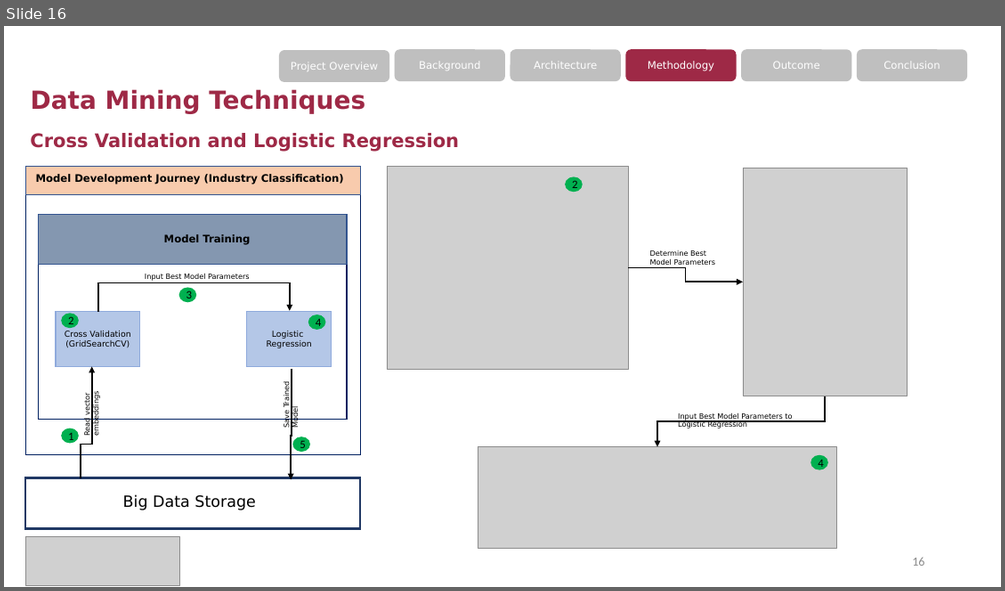
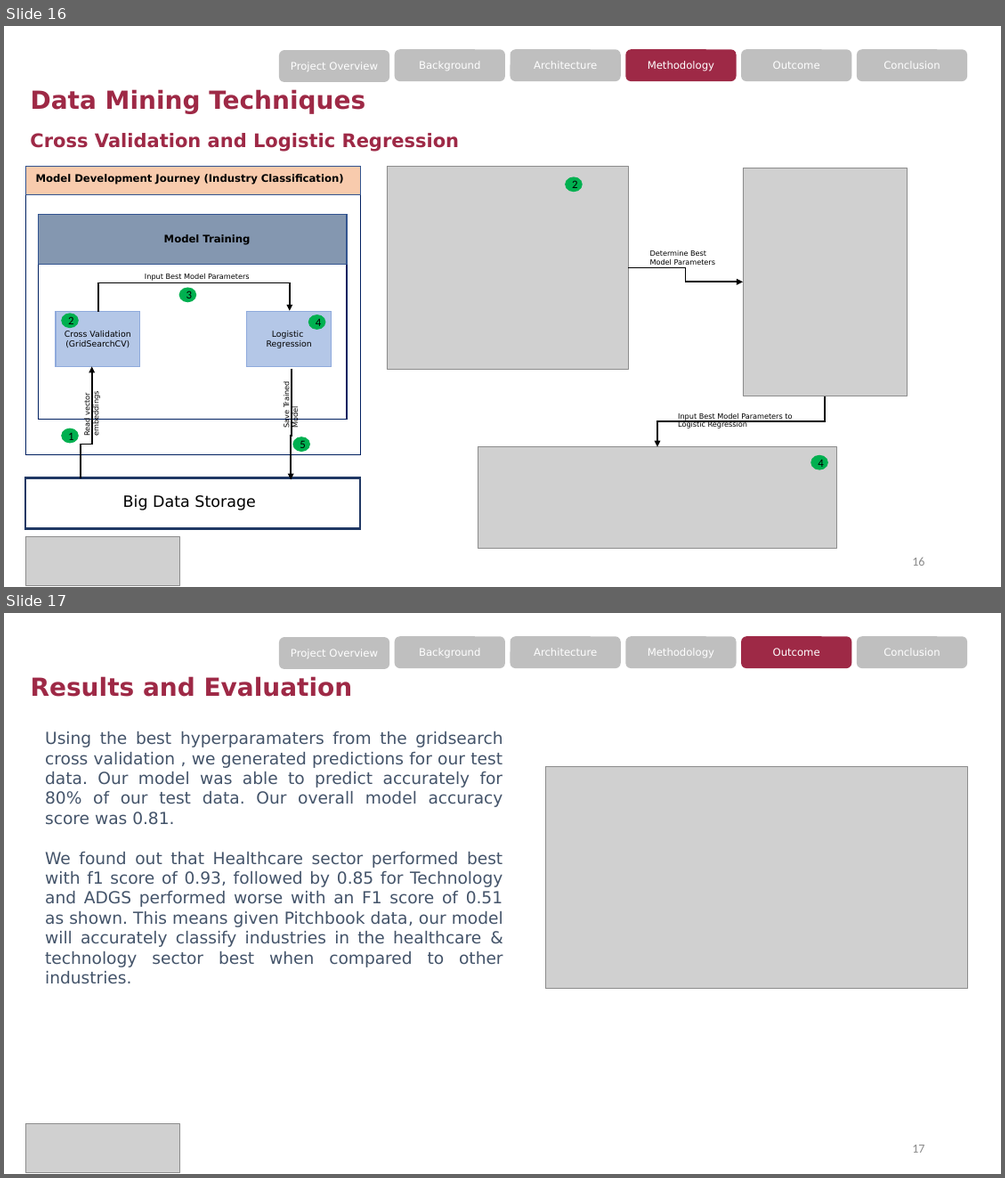
Before and after one commit to zqw86713/MSCA_31008_0N01_Winter_2023_Data_Mining_Principles, a slide deck: Final_project/MScA_31008_Final_Project_Presentation - Pitchbook Industry Classification.pptx. Shown one above the other, each under a label of ours: slide 16 before the commit, slides 16 and 17 after it. The pictures are 1005x591 and 1005x1178 pixels, drawn with LibreOffice and Linux fonts; fonts in the diff are those of the drawing; grey boxes stand for pictures. Boxes give left, top, right and bottom in pixels: in the first picture for what was removed or moved away, otherwise in the second. Text is boxed around its words. In the diff, an @@ line names an element or a change of style, - is before the commit and + after.

```diff
--- a/Final_project/MScA_31008_Final_Project_Presentation - Pitchbook Industry Classification.pptx
+++ b/Final_project/MScA_31008_Final_Project_Presentation - Pitchbook Industry Classification.pptx
@@ slide 17 added at (4,613,1001,1174), background #FFFFFF @@
@@ rounded rectangle added at (279,637,390,669), fill #BFBFBF, 10 pt, text #FFFFFF @@
+Project Overview
@@ rounded rectangle added at (395,636,505,668), fill #BFBFBF, 10 pt, text #FFFFFF @@
+Background
@@ rounded rectangle added at (510,636,621,668), fill #BFBFBF, 10 pt, text #FFFFFF @@
+Architecture
@@ rounded rectangle added at (625,636,736,668), fill #BFBFBF, 10 pt, text #FFFFFF @@
+Methodology
@@ rounded rectangle added at (741,636,852,668), fill #9E2946, 10 pt, text #FFFFFF @@
+Outcome
@@ rounded rectangle added at (857,636,967,668), fill #BFBFBF, 10 pt, text #FFFFFF @@
+Conclusion
@@ title added at (31,676,353,697), 24 pt, text #9E2946, bold @@
+  Results and Evaluation
@@ text added at (45,731,503,984), 16 pt, text #44546A @@
+Using the best hyperparamaters from the gridsearch cross validation , we generated predictions for our test data. Our model was able to predict accurately for 80% of our test data. Our overall model accuracy score was 0.81.
+We found out that Healthcare sector performed best with f1 score of 0.93, followed by 0.85 for Technology and ADGS performed worse with an F1 score of 0.51 as shown. This means given Pitchbook data, our model will accurately classify industries in the healthcare & technology sector best when compared to other industries.
@@ picture added at (545,766,967,989) @@
@@ picture added at (25,1123,179,1172) @@
@@ page number added at (912,1144,924,1152), 12 pt, text #8C8C8C @@
+17
```
Also in this commit, not shown: 2 slides changed, 1 other slide added.
